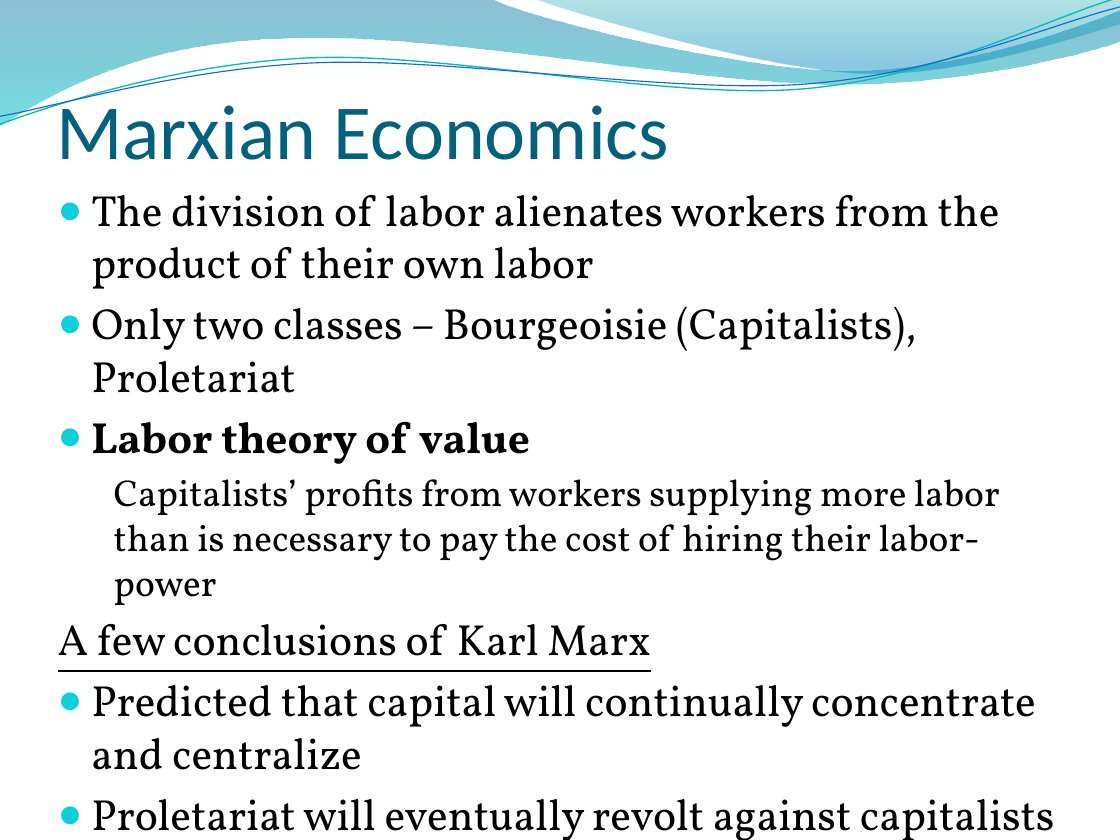
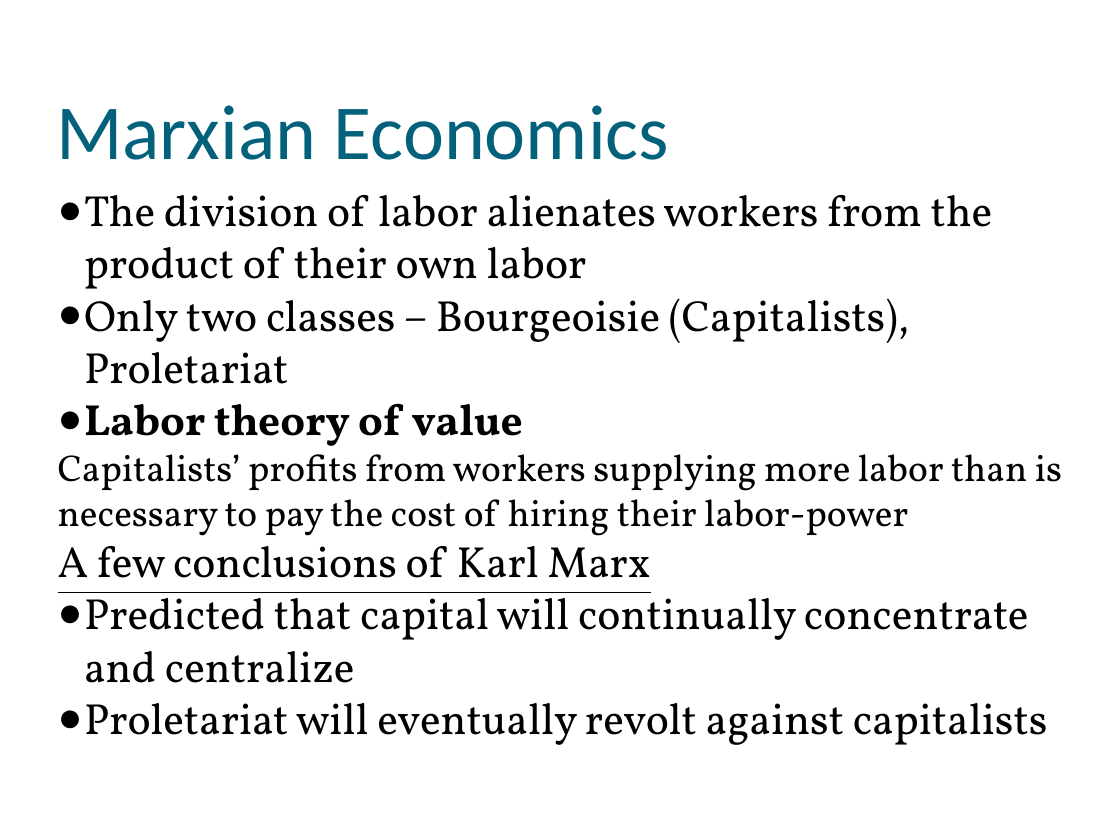
Before and after one commit to muff1nman/ClassNotes, a slide deck: slide 3 of Econ/PPT/S13_Lecture_8.pptx. Drawn at 1120x840 pixels with LibreOffice and Linux fonts; fonts in the diff are those of the drawing; background and template pictures are left out. Boxes give left, top, right and bottom in pixels: in the first picture for what was removed or moved away, otherwise in the second. Text is boxed around its words. In the diff, an @@ line names an element or a change of style, - is before the commit and + after.

```diff
--- a/Econ/PPT/S13_Lecture_8.pptx
+++ b/Econ/PPT/S13_Lecture_8.pptx
@@ freeform shape removed at bbox=[0, 0, 1120, 127] @@
@@ freeform shape removed at bbox=[0, 0, 1120, 131] @@
@@ freeform shape removed at bbox=[0, 7, 1120, 125] @@
@@ freeform shape removed at bbox=[536, 0, 1120, 77] @@
@@ text "The division of labor alienates ..." at bbox=[58, 195, 1062, 745]: indent changed; less space between paragraphs; list level 2 to 1 in "Capitalists’ profits from workers supplying ..." @@
```
Also in this commit, not shown: 19 other slides changed, 12 other files.
